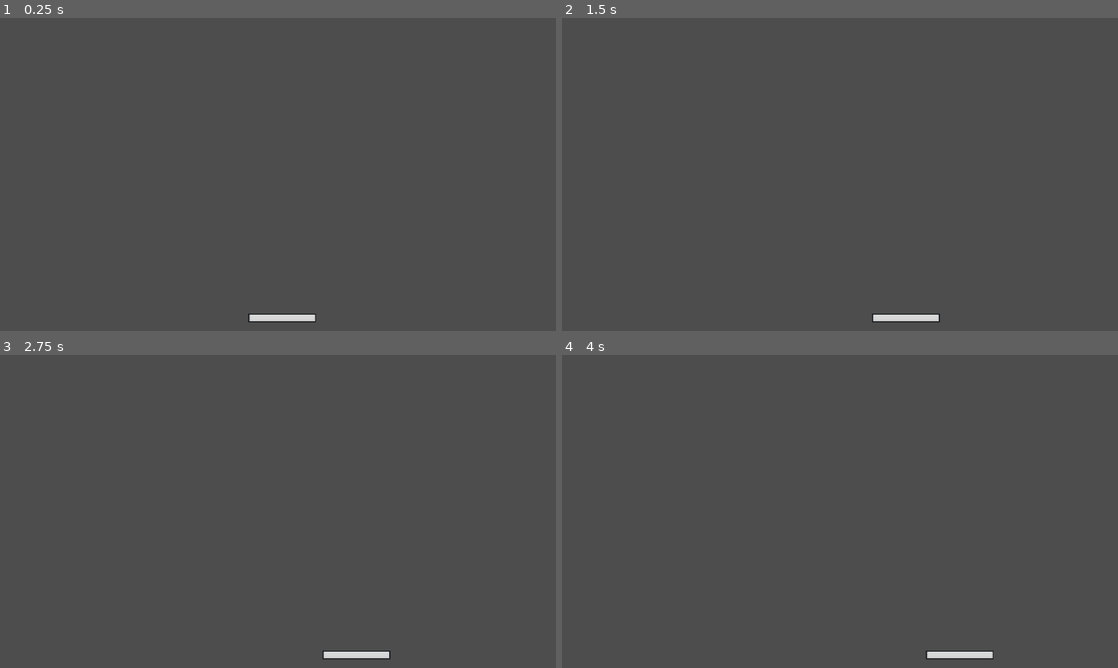
Above: before the commit, frames 1-4 (two rows, left to right).
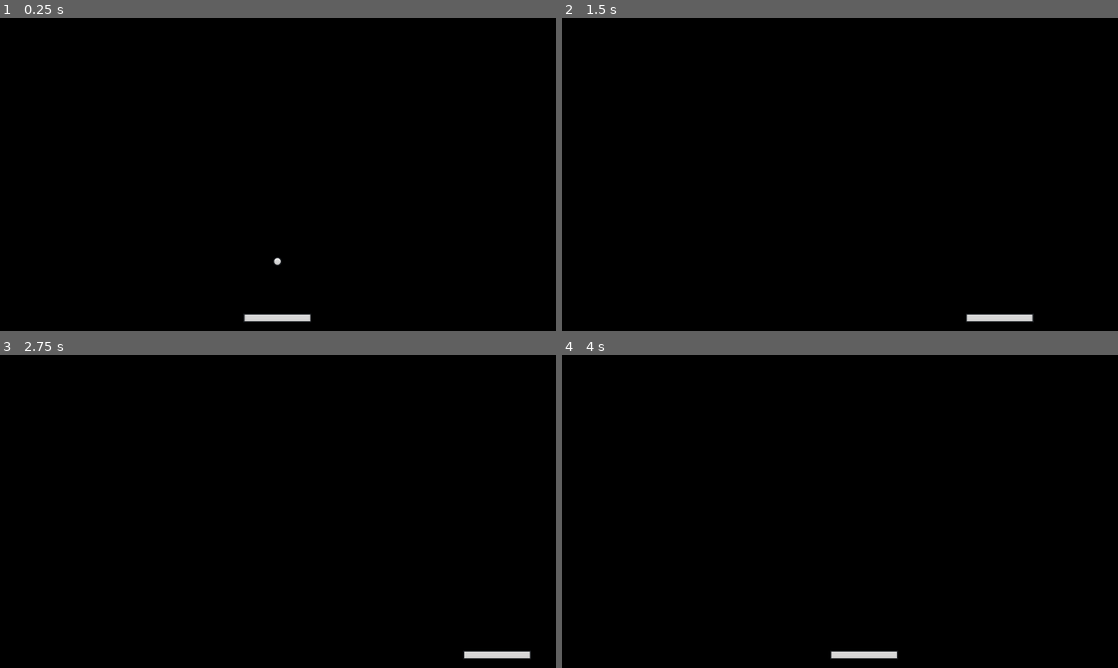
Above: after the commit, the same moments.

Repository: daveaholt/BrickBreaker_Godot
Game: Godot game, scene res://scenes/level_1.tscn
Two runs of this game, one before a commit and one after it. Both use one fixed random seed, a clock stepped at 60 frames per second and the inputs below.
Inputs:
- Up to frame 1 (0.25 s): no input
- Up to frame 2 (1.5 s): tap Enter at 0.5 s; hold D (Right) 0.53-1.28 s; hold A (Left) from 1.28 s (still down)
- Up to frame 3 (2.75 s): release A (Left) at 2.03 s; hold D (Right) from 2.03 s (still down)
- Up to frame 4 (4 s): release D (Right) at 3.53 s; hold A (Left) from 3.53 s (still down)

The runs differ from the first frame. In frame 1, 100% of the frame differs, in the area x 0-100%, y 0-100%; in frame 2, 100%; in frame 3, 100%; in frame 4, 100%.

Commit message:
Adding ball

Diff:
--- a/project.godot
+++ b/project.godot
@@ -45,3 +45,4 @@
 renderer/rendering_method="gl_compatibility"
 renderer/rendering_method.mobile="gl_compatibility"
 textures/vram_compression/import_etc2_astc=true
+environment/defaults/default_clear_color=Color(0, 0, 0, 1)
--- /dev/null
+++ b/scenes/ball.tscn
@@ -0,0 +1,17 @@
+[gd_scene load_steps=4 format=3 uid="uid://24bvotpamxmd"]
+
+[ext_resource type="Script" path="res://scripts/ball.gd" id="1_a1mhu"]
+[ext_resource type="Texture2D" uid="uid://c8l7ke1ygg27h" path="res://assets/Ball.png" id="1_ov5bc"]
+
+[sub_resource type="CircleShape2D" id="CircleShape2D_t1w83"]
+radius = 8.0
+
+[node name="Ball" type="CharacterBody2D"]
+script = ExtResource("1_a1mhu")
+
+[node name="Sprite2D" type="Sprite2D" parent="."]
+scale = Vector2(0.25, 0.25)
+texture = ExtResource("1_ov5bc")
+
+[node name="CollisionShape2D" type="CollisionShape2D" parent="."]
+shape = SubResource("CircleShape2D_t1w83")
--- a/scenes/level_1.tscn
+++ b/scenes/level_1.tscn
@@ -1,12 +1,18 @@
-[gd_scene load_steps=2 format=3 uid="uid://dhmnyumxbwa8a"]
+[gd_scene load_steps=3 format=3 uid="uid://dhmnyumxbwa8a"]
 
 [ext_resource type="PackedScene" uid="uid://dndw2hebhl0fy" path="res://scenes/paddle.tscn" id="2_5v6ff"]
+[ext_resource type="PackedScene" uid="uid://24bvotpamxmd" path="res://scenes/ball.tscn" id="2_355m4"]
 
 [node name="Level1" type="Node2D"]
 
 [node name="Camera2D" type="Camera2D" parent="."]
 position = Vector2(513, 288)
 
-[node name="Paddle" parent="." node_paths=PackedStringArray("Camera") instance=ExtResource("2_5v6ff")]
-position = Vector2(521, 552)
+[node name="Paddle" parent="." node_paths=PackedStringArray("Camera", "Ball") instance=ExtResource("2_5v6ff")]
+position = Vector2(512, 552)
 Camera = NodePath("../Camera2D")
+Speed = 250
+Ball = NodePath("../Ball")
+
+[node name="Ball" parent="." instance=ExtResource("2_355m4")]
+position = Vector2(512, 448)
--- /dev/null
+++ b/scripts/ball.gd
@@ -0,0 +1,21 @@
+extends CharacterBody2D
+
+class_name Ball
+
+@export var Speed = 20
+@export var MaxSpeed = 100
+@export var SpeedIncrement = 1.5
+
+var start_position: Vector2
+
+func _ready():
+	start_position = position
+
+func start_ball():
+	start_position = position
+	randomize()
+
+	velocity = Vector2(randf_range(-1,1),randf_range(-.1,-1))
+
+func _physics_process(delta):
+	move_and_collide(velocity * Speed * delta * 50)
--- a/scripts/paddle.gd
+++ b/scripts/paddle.gd
@@ -1,12 +1,16 @@
 extends RigidBody2D
+
+class_name Paddle
 
 var half_paddle_x:float
 var half_screen_x:float
 var direction = Vector2.ZERO
 var camera_rect: Rect2
+var is_ball_ready = false
 
 @export var Camera: Camera2D
 @export var Speed = 200
+@export var Ball: Ball
 
 func _ready():
 	camera_rect = Camera.get_viewport_rect()
@@ -14,7 +18,7 @@
 	half_paddle_x = $Sprite2D.texture.get_width() / 8
 
 func _physics_process(delta):
-	linear_velocity = direction * Speed
+	linear_velocity = direction * Speed * delta * 225
 
 func _process(delta):
 	if global_position.x < Camera.position.x - (half_screen_x - half_paddle_x):
@@ -29,3 +33,7 @@
 		direction = Vector2.RIGHT
 	else:
 		direction = Vector2.ZERO
+
+	if !is_ball_ready && direction != Vector2.ZERO:
+		Ball.start_ball()
+		is_ball_ready = true
